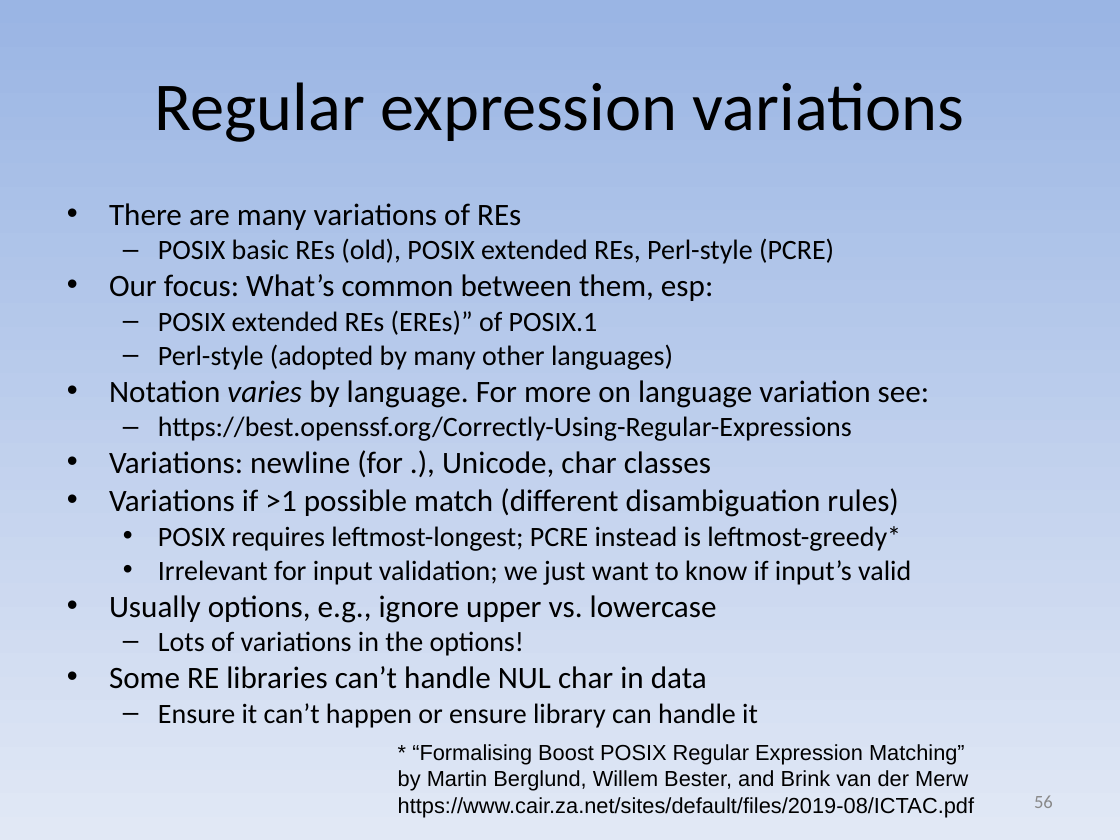
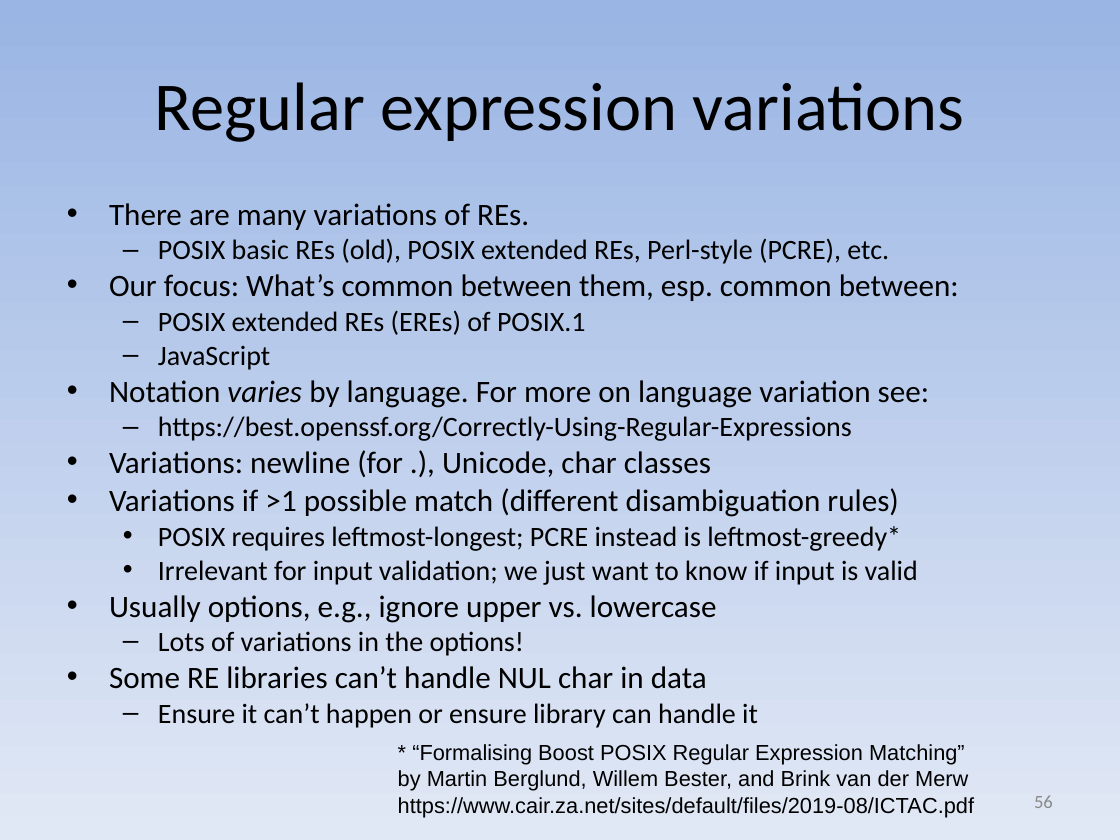
Before and after one commit to david-a-wheeler/david-a-wheeler.github.io, a slide deck: slide 56 of secure-class/presentations/Secure-Software-2-Input-Validation.ppt. Drawn at 1120x840 pixels with LibreOffice and Linux fonts; fonts in the diff are those of the drawing. Boxes give left, top, right and bottom in pixels: in the first picture for what was removed or moved away, otherwise in the second. Text is boxed around its words. In the diff, an @@ line names an element or a change of style, - is before the commit and + after.

```diff
--- a/secure-class/presentations/Secure-Software-2-Input-Validation.ppt
+++ b/secure-class/presentations/Secure-Software-2-Input-Validation.ppt
@@ text at (109,203,959,370): text changed @@
-• There are many variations of REs
-  – POSIX basic REs (old), POSIX extended REs, Perl-style (PCRE)
-• Our focus: What’s common between them, esp:
-  – POSIX extended REs (EREs)” of POSIX.1
-  – Perl-style (adopted by many other languages)
+• There are many variations of REs.
+  – POSIX basic REs (old), POSIX extended REs, Perl-style (PCRE), etc.
+• Our focus: What’s common between them, esp. common between:
+  – POSIX extended REs (EREs) of POSIX.1
+  – JavaScript
@@ text at (158,560,918,585): text changed @@
-  • Irrelevant for input validation; we just want to know if input’s valid
+  • Irrelevant for input validation; we just want to know if input is valid
```
Also in this commit, not shown: 5 other slides changed, 1 other file.
